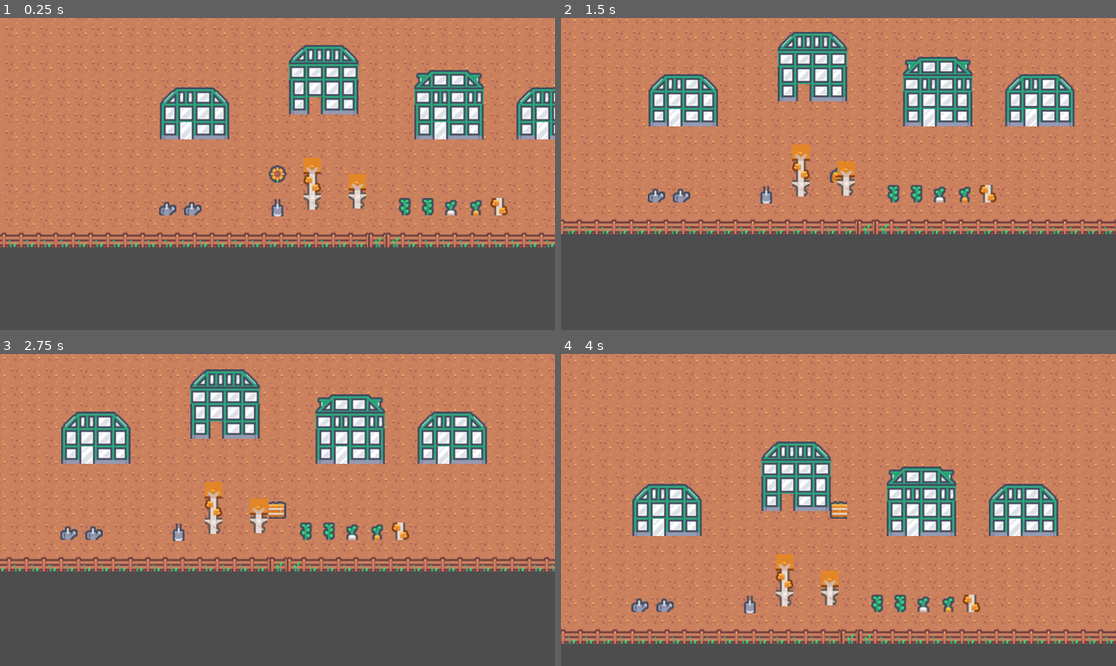
Above: before the commit, frames 1-4 (two rows, left to right).
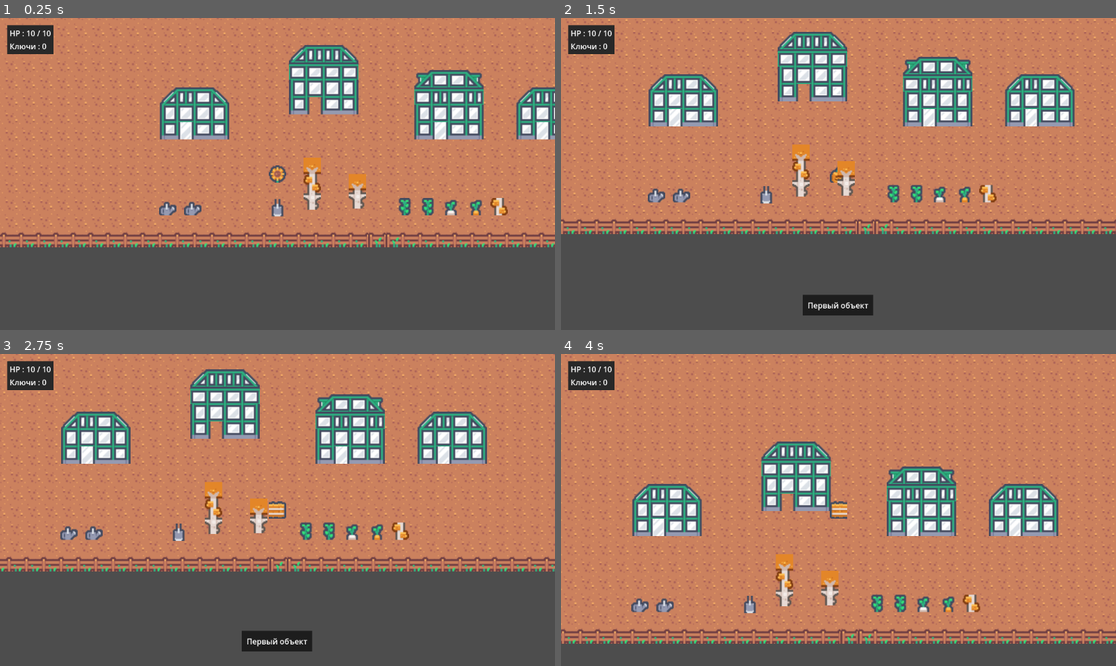
Above: after the commit, the same moments.

Repository: Mofrog/TestExample
Game: Godot game, scene res://src/outdoor.tscn
Same seed, same stepped clock (60 frames per second), same inputs: the game is played once before the commit and once after it. The project has no main scene, so this scene is started directly.
Inputs:
- Up to frame 1 (0.25 s): no input
- Up to frame 2 (1.5 s): tap Enter at 0.5 s; hold D (walk_right) 0.53-1.28 s; tap E (interact) at 0.6, 1.35 s; hold S (walk_down) from 1.28 s (still down)
- Up to frame 3 (2.75 s): tap Space at 2 s; release S (walk_down) at 2.03 s; hold D (walk_right) from 2.03 s (still down); tap E (interact) at 2.1 s
- Up to frame 4 (4 s): release D (walk_right) at 2.78 s; hold W (walk_up) 2.78-3.53 s; tap E (interact) at 2.85, 3.6 s; hold A (walk_left) from 3.53 s (still down)

The runs differ from the first frame. In frame 1, 0.8% of the frame differs, in the area x 1-10%, y 2-12%; in frame 2, 1.6%, in the area x 1-57%, y 2-96%; in frame 3, 1.6%; in frame 4, 0.8%.

Commit message:
Added HUD

Diff:
--- a/src/houses/house.gd
+++ b/src/houses/house.gd
@@ -4,7 +4,7 @@
 
 ## If house is open, character can pass over it without using a key
 @export var is_open: bool = false
-## House interior scene, switch to this scene after open the door by character
+## House interior scene, switch to this scene after open
 @export var house_interior_path: String
 
 @onready var door: AnimatedSprite2D = $Door
--- /dev/null
+++ b/src/hud.gd
@@ -0,0 +1,28 @@
+extends Control
+## Base class of HUD elements
+
+@onready var health: Label =  $PanelContainer/VBoxContainer/Health
+@onready var key: Label = $PanelContainer/VBoxContainer/Key
+@onready var hint_panel: PanelContainer = $PanelContainer2
+@onready var hint: Label = $PanelContainer2/Hint
+@onready var hint_timer: Timer = $PanelContainer2/HintTimer
+
+
+func _ready() -> void:
+	Globals.print_message.connect(_on_print_message)
+
+
+func _process(_delta: float) -> void:
+	var character: CharacterBody2D = Globals.character_link
+	health.text = str("HP : ", character.health, " / ", character.max_health)
+	key.text = str("Ключи : ", character.key_count)
+
+
+func _on_print_message(message: String) -> void:
+	hint_panel.visible = true
+	hint.text = message
+	hint_timer.start()
+
+
+func _on_hint_timer_timeout() -> void:
+	hint_panel.visible = false
--- /dev/null
+++ b/src/hud.tscn
@@ -0,0 +1,71 @@
+[gd_scene load_steps=4 format=3 uid="uid://c7s6wnh86xbo6"]
+
+[ext_resource type="Script" path="res://src/hud.gd" id="1_juxqn"]
+
+[sub_resource type="StyleBoxFlat" id="StyleBoxFlat_ch7jn"]
+content_margin_left = 5.0
+content_margin_top = 5.0
+content_margin_right = 5.0
+content_margin_bottom = 5.0
+bg_color = Color(0.156863, 0.156863, 0.156863, 1)
+
+[sub_resource type="StyleBoxFlat" id="StyleBoxFlat_nnmav"]
+content_margin_left = 10.0
+content_margin_top = 10.0
+content_margin_right = 10.0
+content_margin_bottom = 10.0
+bg_color = Color(0.113725, 0.113725, 0.113725, 1)
+
+[node name="HudLayer" type="CanvasLayer"]
+
+[node name="Hud" type="Control" parent="."]
+layout_mode = 3
+anchors_preset = 15
+anchor_right = 1.0
+anchor_bottom = 1.0
+grow_horizontal = 2
+grow_vertical = 2
+script = ExtResource("1_juxqn")
+
+[node name="PanelContainer" type="PanelContainer" parent="Hud"]
+layout_mode = 0
+offset_left = 15.0
+offset_top = 15.0
+offset_right = 111.0
+offset_bottom = 75.0
+theme_override_styles/panel = SubResource("StyleBoxFlat_ch7jn")
+
+[node name="VBoxContainer" type="VBoxContainer" parent="Hud/PanelContainer"]
+layout_mode = 2
+
+[node name="Health" type="Label" parent="Hud/PanelContainer/VBoxContainer"]
+layout_mode = 2
+text = "HP : 10 / 10"
+
+[node name="Key" type="Label" parent="Hud/PanelContainer/VBoxContainer"]
+layout_mode = 2
+text = "Ключи : 0"
+
+[node name="PanelContainer2" type="PanelContainer" parent="Hud"]
+visible = false
+layout_mode = 1
+anchors_preset = 7
+anchor_left = 0.5
+anchor_top = 1.0
+anchor_right = 0.5
+anchor_bottom = 1.0
+offset_left = -49.0
+offset_top = -73.0
+offset_right = 46.0
+offset_bottom = -30.0
+grow_horizontal = 2
+grow_vertical = 0
+theme_override_styles/panel = SubResource("StyleBoxFlat_nnmav")
+
+[node name="Hint" type="Label" parent="Hud/PanelContainer2"]
+layout_mode = 2
+text = "Hint label"
+
+[node name="HintTimer" type="Timer" parent="Hud/PanelContainer2"]
+
+[connection signal="timeout" from="Hud/PanelContainer2/HintTimer" to="Hud" method="_on_hint_timer_timeout"]
--- a/src/interactive_object.gd
+++ b/src/interactive_object.gd
@@ -1,5 +1,5 @@
 extends TileMap
-
+## Interactive object, print message at screen after activation
 
 ## Activation message
 @export_multiline var description: String = "Some text"
@@ -9,7 +9,7 @@
 
 func _process(_delta: float) -> void:
 	if Input.is_action_just_pressed("interact") and _is_character_entered:
-		print(description)
+		Globals.print_message.emit(description)
 
 
 func _on_area_2d_body_entered(body: Node2D) -> void:
--- a/src/singletones/globals.gd
+++ b/src/singletones/globals.gd
@@ -6,6 +6,9 @@
 
 ## Save all objects in game
 signal local_save()
+
+## Print custom message in HUD
+signal print_message(message: String)
 
 ## Current character link, used for prevent spawn dublicates
 var character_link: CharacterBody2D = null
@@ -16,11 +19,16 @@
 ## This position used for spawn character near last entered house
 var current_house_spawn_point: Vector2 = Vector2.ZERO
 
-## Saved all game houses data
+## Store all saved game houses data
 var houses_data: Dictionary = {}
 
-## Saved all game objects data
+## Store all saved game objects data
 var objects_data: Dictionary = {}
+
+
+func _ready() -> void:
+	var scene: PackedScene = ResourceLoader.load("res://src/hud.tscn")
+	get_tree().root.add_child.call_deferred(scene.instantiate())
 
 
 ## Close all doors in game
--- a/src/spawn_point.gd
+++ b/src/spawn_point.gd
@@ -18,8 +18,7 @@
 	var character_instance = character.instantiate()
 
 	# Set position of character spawn
-	if Globals.current_house_spawn_point != Vector2.ZERO \
-			and not interior_spawn_point:
+	if Globals.current_house_spawn_point != Vector2.ZERO and not interior_spawn_point:
 		character_instance.position = Globals.current_house_spawn_point
 		Globals.current_house_spawn_point = Vector2.ZERO
 	else:
